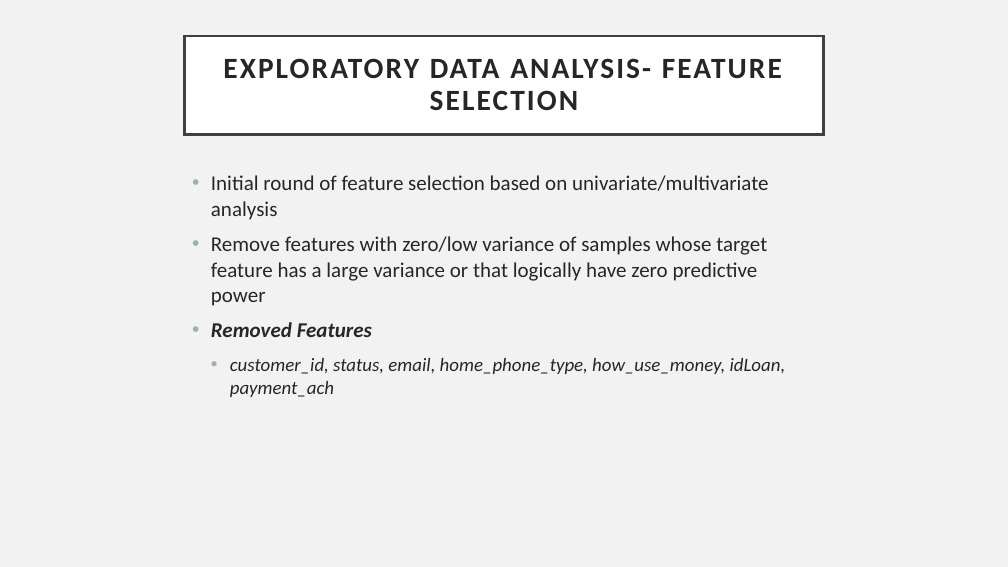
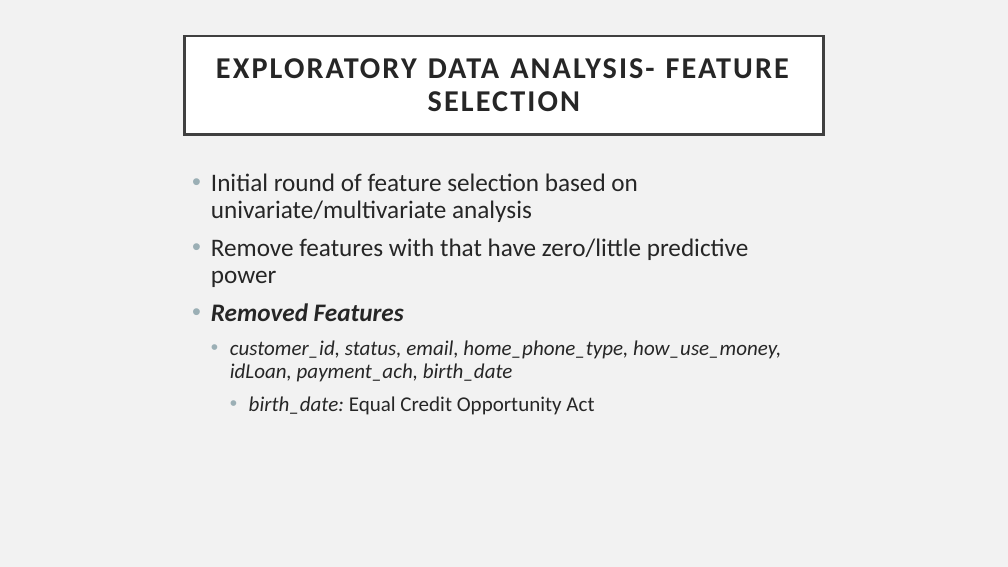
Before and after one commit to jaredandrews97/Sample-Project-BlastPoint, a slide deck: slide 8 of report/Blastpoint Presentation.pptx. Drawn at 1008x567 pixels with LibreOffice and Linux fonts; fonts in the diff are those of the drawing. Boxes give left, top, right and bottom in pixels: in the first picture for what was removed or moved away, otherwise in the second. Text is boxed around its words. In the diff, an @@ line names an element or a change of style, - is before the commit and + after.

```diff
--- a/report/Blastpoint Presentation.pptx
+++ b/report/Blastpoint Presentation.pptx
@@ title "EXPLORATORY DATA ANALYSIS- FEATURE SELECTION" at box(185, 36, 823, 135): size 28 to 28.8 pt @@
@@ text at box(211, 173, 638, 321): size 20 to 24 pt in "Initial round of feature selection based on ...", "Removed Features"; line spacing 1 to 0.9 @@
@@ text at box(211, 238, 749, 287): text changed; size 20 to 24 pt @@
-• Remove features with zero/low variance of samples whose target feature has a large variance or that logically have zero predictive power
+• Remove features with that have zero/little predictive power
@@ text at box(230, 340, 781, 415): text changed; size 18 to 20 pt @@
-  • customer_id, status, email, home_phone_type, how_use_money, idLoan, payment_ach
+  • customer_id, status, email, home_phone_type, how_use_money, idLoan, payment_ach, birth_date
+    • birth_date: Equal Credit Opportunity Act
```
Also in this commit, not shown: 13 other slides changed, 4 slides added, 1 slide removed, 2 other files.
